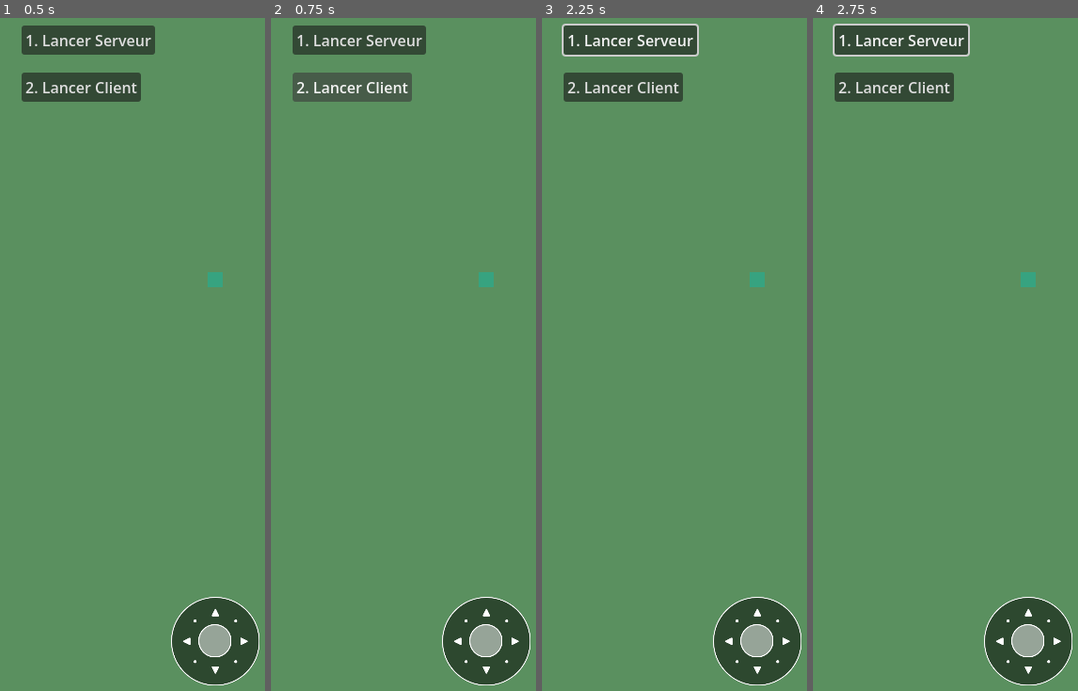
Above: before the commit, frames 1-4 (left to right).
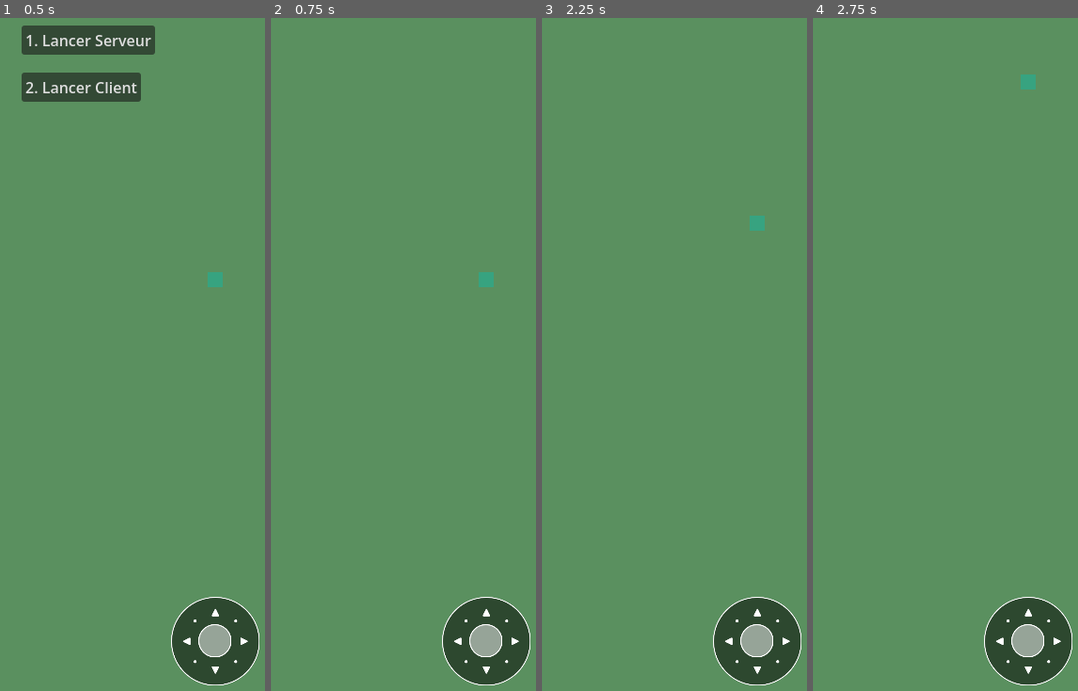
Above: after the commit, the same moments.

Repository: lilian-mth/multi
Game: Godot game, scene res://scenes/main.tscn
Same seed, same stepped clock (60 frames per second), same inputs: the game is played once before the commit and once after it.
Inputs (mouse positions are in pixels of both pictures, inside the frame that each line leads up to):
- Up to frame 1 (0.5 s): no input
- Up to frame 2 (0.75 s): click "2. Lancer Client" at 0.5 s
- Up to frame 3 (2.25 s): click (629, 38) at 1.25 s, where only the run before the commit has a clickable "1. Lancer Serveur"; tap Enter at 2 s; move the mouse to (732, 502) at 2.02 s; hold Up (ui_up) from 2.03 s (still down); click (732, 502) at 2.17 s
- Up to frame 4 (2.75 s): keep holding Up (ui_up)

Frame 1 is identical in both runs. In frame 2, 4.1% of the frame differs, in the area x 8-59%, y 1-13%; in frame 3, 4.7%, in the area x 7-85%, y 0-40%; in frame 4, 4.7%.

Commit message:
fix name server

Diff:
--- a/scripts/main.gd
+++ b/scripts/main.gd
@@ -45,7 +45,7 @@
 	print("Connexion au serveur...")
 
 	# /!\ METS TON VRAI LIEN RENDER ICI, avec wss:// et SANS LE PORT !
-	var url = "wss://nom-de-ton-serveur.onrender.com"
+	var url = "wss://server-multi-test.onrender.com"
 
 	var err = peer.create_client(url)
 	if err != OK:
Not shown, added: export_presets.cfg
